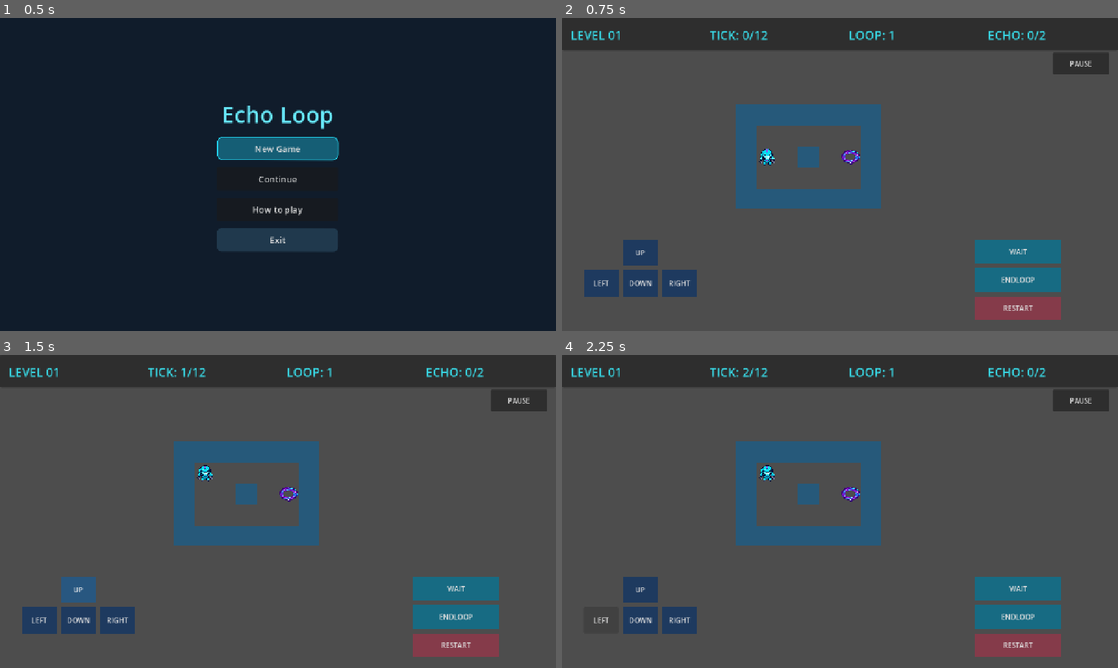
Above: before the commit, frames 1-4 (two rows, left to right).
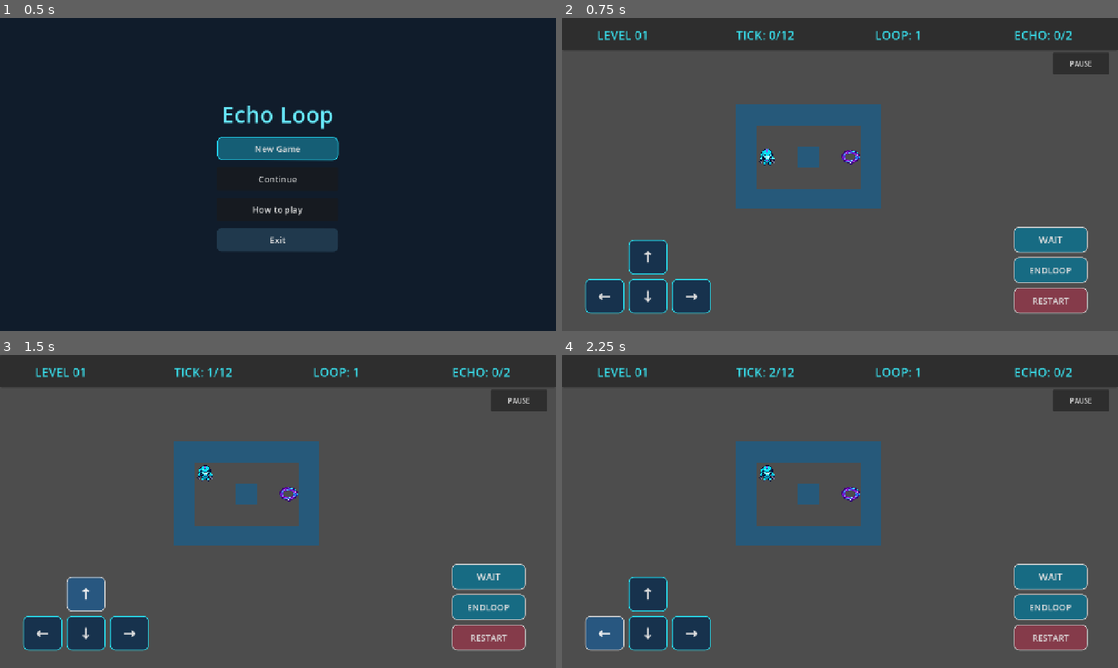
Above: after the commit, the same moments.

Repository: nguyendl8957/echo-loop
Game: Godot game, scene res://scenes/menus/main_menu.tscn
Two runs of this game, one before a commit and one after it. Both use one fixed random seed, a clock stepped at 60 frames per second and the inputs below.
Inputs:
- Up to frame 1 (0.5 s): no input
- Up to frame 2 (0.75 s): click "New Game" at 0.5 s
- Up to frame 3 (1.5 s): click "UP" (after the commit: "↑") at 1.25 s
- Up to frame 4 (2.25 s): click "LEFT" (after the commit: "←") at 2 s

Frame 1 is identical in both runs. In frame 2, 8.0% of the frame differs, in the area x 1-95%, y 4-97%; in frame 3, 8.1%; in frame 4, 8.1%.

Commit message:
Sprint 05 TV4 - HUD Visual Polish & Android Touch UX
Nội dung thực hiện

Hoàn thiện giao diện HUD trong hud.tscn.

Điều chỉnh giao diện 7 nút điều khiển: ↑, ↓, ←, →, WAIT, ENDLOOP và RESTART.

Căn chỉnh TopBar gồm LEVEL, TICK, LOOP và ECHO.

Thiết lập Anchors và Offsets để giao diện tương thích với độ phân giải 1280×720 và 1600×720.

Giữ nguyên các tín hiệu và chức năng điều khiển hiện có.

Kiểm tra

Đã kiểm tra giao diện HUD trong Godot.

Đã chạy thử bản APK, game hoạt động ổn định.

Đã kiểm tra bố cục và vị trí các nút điều khiển.

Files Changed

scenes/ui/hud.tscn

Diff:
--- a/scenes/ui/hud.tscn
+++ b/scenes/ui/hud.tscn
@@ -2,33 +2,100 @@
 
 [ext_resource type="Script" uid="uid://j02mkx3j3648" path="res://scripts/ui/hud.gd" id="1_0mwgc"]
 
-[sub_resource type="StyleBoxFlat" id="StyleBoxFlat_0mwgc"]
-bg_color = Color(0.11764706, 0.22745098, 0.37254903, 1)
-
-[sub_resource type="StyleBoxFlat" id="StyleBoxFlat_4jqwt"]
-bg_color = Color(0.21960784, 0.8509804, 0.9019608, 1)
+[sub_resource type="StyleBoxFlat" id="StyleBoxFlat_kicr4"]
+bg_color = Color(0.09019608, 0.19607843, 0.3019608, 1)
+border_width_left = 2
+border_width_top = 2
+border_width_right = 2
+border_width_bottom = 2
+border_color = Color(0.16078432, 0.8509804, 0.9098039, 1)
+corner_radius_top_left = 12
+corner_radius_top_right = 12
+corner_radius_bottom_right = 12
+corner_radius_bottom_left = 12
+
+[sub_resource type="StyleBoxFlat" id="StyleBoxFlat_mj13f"]
+bg_color = Color(0.08627451, 0.5411765, 0.60784316, 1)
+border_width_left = 2
+border_width_top = 2
+border_width_right = 2
+border_width_bottom = 2
+border_color = Color(0.4392157, 0.9607843, 1, 1)
+corner_radius_top_left = 12
+corner_radius_top_right = 12
+corner_radius_bottom_right = 12
+corner_radius_bottom_left = 12
 
 [sub_resource type="StyleBoxFlat" id="StyleBoxFlat_h022r"]
 bg_color = Color(0.15686275, 0.34117648, 0.5019608, 1)
+border_width_left = 2
+border_width_top = 2
+border_width_right = 2
+border_width_bottom = 2
+corner_radius_top_left = 12
+corner_radius_top_right = 12
+corner_radius_bottom_right = 12
+corner_radius_bottom_left = 12
 corner_detail = 11
 
-[sub_resource type="StyleBoxFlat" id="StyleBoxFlat_hqnrr"]
-bg_color = Color(0.11764706, 0.22745098, 0.37254903, 1)
-
 [sub_resource type="StyleBoxFlat" id="StyleBoxFlat_bo48s"]
-bg_color = Color(0.11764706, 0.22745098, 0.37254903, 1)
-
-[sub_resource type="StyleBoxFlat" id="StyleBoxFlat_8qguk"]
-bg_color = Color(0.11764706, 0.22745098, 0.37254903, 1)
+bg_color = Color(0.1882353, 0.22745098, 0.27450982, 1)
+border_width_left = 2
+border_width_top = 2
+border_width_right = 2
+border_width_bottom = 2
+border_color = Color(0.4, 0.45490196, 0.50980395, 1)
+corner_radius_top_left = 12
+corner_radius_top_right = 12
+corner_radius_bottom_right = 12
+corner_radius_bottom_left = 12
+corner_detail = 11
 
 [sub_resource type="StyleBoxFlat" id="StyleBoxFlat_136eg"]
 bg_color = Color(0.09019608, 0.41960785, 0.5137255, 1)
-
-[sub_resource type="StyleBoxFlat" id="StyleBoxFlat_oj5la"]
-bg_color = Color(0.09019608, 0.41960785, 0.5137255, 1)
+border_width_left = 2
+border_width_top = 2
+border_width_right = 2
+border_width_bottom = 2
+corner_radius_top_left = 12
+corner_radius_top_right = 12
+corner_radius_bottom_right = 12
+corner_radius_bottom_left = 12
 
 [sub_resource type="StyleBoxFlat" id="StyleBoxFlat_gss2c"]
 bg_color = Color(0.52156866, 0.23137255, 0.2901961, 1)
+border_width_left = 2
+border_width_top = 2
+border_width_right = 2
+border_width_bottom = 2
+corner_radius_top_left = 12
+corner_radius_top_right = 12
+corner_radius_bottom_right = 12
+corner_radius_bottom_left = 12
+
+[sub_resource type="StyleBoxFlat" id="StyleBoxFlat_0mwgc"]
+bg_color = Color(0.72832644, 0.36055812, 0.25064287, 1)
+border_width_left = 2
+border_width_top = 2
+border_width_right = 2
+border_width_bottom = 2
+border_color = Color(0.4392157, 0.9607843, 1, 1)
+corner_radius_top_left = 12
+corner_radius_top_right = 12
+corner_radius_bottom_right = 12
+corner_radius_bottom_left = 12
+
+[sub_resource type="StyleBoxFlat" id="StyleBoxFlat_hqnrr"]
+bg_color = Color(0.48744416, 0.25410607, 0.16508183, 1)
+border_width_left = 2
+border_width_top = 2
+border_width_right = 2
+border_width_bottom = 2
+corner_radius_top_left = 12
+corner_radius_top_right = 12
+corner_radius_bottom_right = 12
+corner_radius_bottom_left = 12
+corner_detail = 11
 
 [node name="HUD" type="CanvasLayer" unique_id=985695084]
 script = ExtResource("1_0mwgc")
@@ -42,117 +109,171 @@
 grow_vertical = 2
 
 [node name="TopBar" type="Panel" parent="HUDRoot" unique_id=267420049]
-layout_mode = 0
-offset_right = 1280.0
+layout_mode = 1
+anchors_preset = 10
+anchor_right = 1.0
 offset_bottom = 75.0
+metadata/_edit_use_anchors_ = true
 
 [node name="LevelLabel" type="Label" parent="HUDRoot/TopBar" unique_id=1061217851]
-layout_mode = 0
-offset_left = 20.0
-offset_top = 20.0
-offset_right = 220.0
+layout_mode = 1
+anchors_preset = -1
+anchor_left = 0.063
+anchor_right = 0.063
+offset_top = 20.0
+offset_right = 200.0
 offset_bottom = 59.0
 theme_override_colors/font_color = Color(0.21960784, 0.8509804, 0.9019608, 1)
 theme_override_font_sizes/font_size = 28
 text = "LEVEL 01"
 
 [node name="TickLabel" type="Label" parent="HUDRoot/TopBar" unique_id=628400437]
-layout_mode = 0
-offset_left = 340.0
-offset_top = 20.0
-offset_right = 474.0
+layout_mode = 1
+anchors_preset = -1
+anchor_left = 0.313
+anchor_right = 0.313
+offset_top = 20.0
+offset_right = 200.0
 offset_bottom = 59.0
 theme_override_colors/font_color = Color(0.21960784, 0.8509804, 0.9019608, 1)
 theme_override_font_sizes/font_size = 28
 text = "TICK: 0/12"
 
 [node name="LoopLabel" type="Label" parent="HUDRoot/TopBar" unique_id=684208435]
-layout_mode = 0
-offset_left = 660.0
-offset_top = 20.0
-offset_right = 767.0
+layout_mode = 1
+anchors_preset = -1
+anchor_left = 0.563
+anchor_right = 0.563
+offset_top = 20.0
+offset_right = 200.0
 offset_bottom = 59.0
 theme_override_colors/font_color = Color(0.21960784, 0.8509804, 0.9019608, 1)
 theme_override_font_sizes/font_size = 28
 text = "LOOP: 1"
 
 [node name="EchoLabel" type="Label" parent="HUDRoot/TopBar" unique_id=1491986720]
-layout_mode = 0
-offset_left = 980.0
-offset_top = 20.0
-offset_right = 1087.0
+layout_mode = 1
+anchors_preset = -1
+anchor_left = 0.813
+anchor_right = 0.813
+offset_top = 20.0
+offset_right = 200.0
 offset_bottom = 59.0
 theme_override_colors/font_color = Color(0.21960784, 0.8509804, 0.9019608, 1)
 theme_override_font_sizes/font_size = 28
 text = "ECHO: 0"
 
 [node name="ControlsArea" type="Control" parent="HUDRoot" unique_id=1906256270]
-anchors_preset = 0
-offset_top = 500.0
-offset_right = 1280.0
-offset_bottom = 720.0
+layout_mode = 1
+anchor_top = 1.0
+anchor_right = 1.0
+anchor_bottom = 1.0
+offset_top = -250.0
 
 [node name="UpButton" type="Button" parent="HUDRoot/ControlsArea" unique_id=1164952988]
-layout_mode = 0
-offset_left = 140.0
-offset_top = 10.0
-offset_right = 220.0
-offset_bottom = 70.0
-theme_override_styles/normal = SubResource("StyleBoxFlat_0mwgc")
-theme_override_styles/pressed = SubResource("StyleBoxFlat_4jqwt")
-theme_override_styles/hover = SubResource("StyleBoxFlat_h022r")
-text = "UP"
+layout_mode = 1
+anchors_preset = -1
+offset_left = 153.0
+offset_top = 40.0
+offset_right = 243.0
+offset_bottom = 120.0
+theme_override_colors/font_disabled_color = Color(0.5372549, 0.58431375, 0.6392157, 1)
+theme_override_font_sizes/font_size = 36
+theme_override_styles/normal = SubResource("StyleBoxFlat_kicr4")
+theme_override_styles/pressed = SubResource("StyleBoxFlat_mj13f")
+theme_override_styles/hover = SubResource("StyleBoxFlat_h022r")
+theme_override_styles/disabled = SubResource("StyleBoxFlat_bo48s")
+text = "↑"
 
 [node name="LeftButton" type="Button" parent="HUDRoot/ControlsArea" unique_id=168350902]
 layout_mode = 0
-offset_left = 50.0
-offset_top = 80.0
-offset_right = 130.0
-offset_bottom = 140.0
-theme_override_styles/normal = SubResource("StyleBoxFlat_hqnrr")
-text = "LEFT"
+offset_left = 53.0
+offset_top = 130.0
+offset_right = 143.0
+offset_bottom = 210.0
+theme_override_colors/font_disabled_color = Color(0.5372549, 0.58431375, 0.6392157, 1)
+theme_override_font_sizes/font_size = 36
+theme_override_styles/normal = SubResource("StyleBoxFlat_kicr4")
+theme_override_styles/pressed = SubResource("StyleBoxFlat_mj13f")
+theme_override_styles/hover = SubResource("StyleBoxFlat_h022r")
+theme_override_styles/disabled = SubResource("StyleBoxFlat_bo48s")
+text = "←"
 
 [node name="DownButton" type="Button" parent="HUDRoot/ControlsArea" unique_id=1677662452]
 layout_mode = 0
-offset_left = 140.0
-offset_top = 80.0
-offset_right = 220.0
-offset_bottom = 140.0
-theme_override_styles/normal = SubResource("StyleBoxFlat_bo48s")
-text = "DOWN"
+offset_left = 153.0
+offset_top = 130.0
+offset_right = 243.0
+offset_bottom = 210.0
+theme_override_colors/font_disabled_color = Color(0.5372549, 0.58431375, 0.6392157, 1)
+theme_override_font_sizes/font_size = 36
+theme_override_styles/normal = SubResource("StyleBoxFlat_kicr4")
+theme_override_styles/pressed = SubResource("StyleBoxFlat_mj13f")
+theme_override_styles/hover = SubResource("StyleBoxFlat_h022r")
+theme_override_styles/disabled = SubResource("StyleBoxFlat_bo48s")
+text = "↓"
 
 [node name="RightButton" type="Button" parent="HUDRoot/ControlsArea" unique_id=742888781]
 layout_mode = 0
-offset_left = 230.0
+offset_left = 253.0
+offset_top = 130.0
+offset_right = 343.0
+offset_bottom = 210.0
+theme_override_colors/font_disabled_color = Color(0.5372549, 0.58431375, 0.6392157, 1)
+theme_override_font_sizes/font_size = 36
+theme_override_styles/normal = SubResource("StyleBoxFlat_kicr4")
+theme_override_styles/pressed = SubResource("StyleBoxFlat_mj13f")
+theme_override_styles/hover = SubResource("StyleBoxFlat_h022r")
+theme_override_styles/disabled = SubResource("StyleBoxFlat_bo48s")
+text = "→"
+
+[node name="WaitButton" type="Button" parent="HUDRoot/ControlsArea" unique_id=1450145954]
+layout_mode = 1
+anchors_preset = -1
+anchor_left = 1.0
+anchor_right = 1.0
+offset_left = -240.0
+offset_top = 10.0
+offset_right = -70.0
+offset_bottom = 70.0
+theme_override_colors/font_disabled_color = Color(0.5372549, 0.58431375, 0.6392157, 1)
+theme_override_font_sizes/font_size = 22
+theme_override_styles/normal = SubResource("StyleBoxFlat_136eg")
+theme_override_styles/pressed = SubResource("StyleBoxFlat_mj13f")
+theme_override_styles/hover = SubResource("StyleBoxFlat_h022r")
+theme_override_styles/disabled = SubResource("StyleBoxFlat_bo48s")
+text = "WAIT"
+
+[node name="EndLoopButton" type="Button" parent="HUDRoot/ControlsArea" unique_id=1710771756]
+layout_mode = 1
+anchors_preset = -1
+anchor_left = 1.0
+anchor_right = 1.0
+offset_left = -240.0
 offset_top = 80.0
-offset_right = 310.0
+offset_right = -70.0
 offset_bottom = 140.0
-theme_override_styles/normal = SubResource("StyleBoxFlat_8qguk")
-text = "RIGHT"
-
-[node name="WaitButton" type="Button" parent="HUDRoot/ControlsArea" unique_id=1450145954]
-layout_mode = 0
-offset_left = 950.0
-offset_top = 10.0
-offset_right = 1150.0
-offset_bottom = 65.0
+theme_override_colors/font_disabled_color = Color(0.5372549, 0.58431375, 0.6392157, 1)
+theme_override_font_sizes/font_size = 20
 theme_override_styles/normal = SubResource("StyleBoxFlat_136eg")
-text = "WAIT"
-
-[node name="EndLoopButton" type="Button" parent="HUDRoot/ControlsArea" unique_id=1710771756]
-layout_mode = 0
-offset_left = 950.0
-offset_top = 75.0
-offset_right = 1150.0
-offset_bottom = 130.0
-theme_override_styles/normal = SubResource("StyleBoxFlat_oj5la")
+theme_override_styles/pressed = SubResource("StyleBoxFlat_mj13f")
+theme_override_styles/hover = SubResource("StyleBoxFlat_h022r")
+theme_override_styles/disabled = SubResource("StyleBoxFlat_bo48s")
 text = "ENDLOOP"
 
 [node name="RestartButton" type="Button" parent="HUDRoot/ControlsArea" unique_id=461591408]
-layout_mode = 0
-offset_left = 950.0
-offset_top = 140.0
-offset_right = 1150.0
-offset_bottom = 195.0
+layout_mode = 1
+anchors_preset = -1
+anchor_left = 1.0
+anchor_right = 1.0
+offset_left = -240.0
+offset_top = 150.0
+offset_right = -70.0
+offset_bottom = 210.0
+theme_override_colors/font_disabled_color = Color(0.5372549, 0.58431375, 0.6392157, 1)
+theme_override_font_sizes/font_size = 20
 theme_override_styles/normal = SubResource("StyleBoxFlat_gss2c")
+theme_override_styles/pressed = SubResource("StyleBoxFlat_0mwgc")
+theme_override_styles/hover = SubResource("StyleBoxFlat_hqnrr")
+theme_override_styles/disabled = SubResource("StyleBoxFlat_bo48s")
 text = "RESTART"
